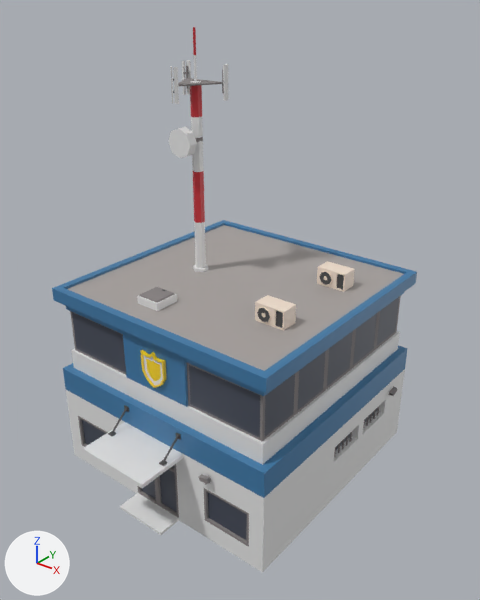
What one commit did to the FBX model Assets/polyperfect/Low Poly Ultimate Pack/M/- Meshes_M/Buildings_M/building-policestation.fbx.
Both versions are drawn from a camera (50 mm lens) standing at (14.7, -18.3, 18.3) and looking at (0.8, -1.0, 7.5). Arrows for +X, +Y and +Z are at lower left; the lights stay in place. Where no turn or scale is listed for an object, it has been applied to the vertices.

The first picture shows 'building-policestation'.
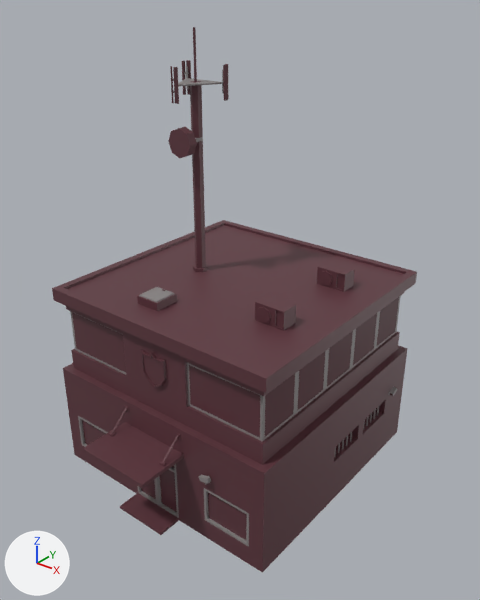
Changed parts and their boxes (x1, y1, x2, y2) in the pictures (480 x 600 px):
'building-policestation', recoloured: (52, 27, 417, 573) in both

Diff of the bpy script that builds the scene:
```diff
--- a/Assets/polyperfect/Low Poly Ultimate Pack/M/- Meshes_M/Buildings_M/building-policestation.fbx.py
+++ b/Assets/polyperfect/Low Poly Ultimate Pack/M/- Meshes_M/Buildings_M/building-policestation.fbx.py
@@ mat_58_white @@
 mat_58_white = principled_material('58 WHITE')
-mat_58_white.base_color = (0.8, 0.8, 0.8)  # white #e7e7e7
+mat_58_white.base_color = (0.112, 0.0369, 0.0482)  # brown #5e363e
@@ mat_43_blue_medium @@
 mat_43_blue_medium = principled_material('43 BLUE-MEDIUM')
-mat_43_blue_medium.base_color = (0.0467, 0.191, 0.386)  # blue #3d79a7
+mat_43_blue_medium.base_color = (0.112, 0.0369, 0.0482)  # brown #5e363e
@@ mat_21_grey_light @@
 mat_21_grey_light = principled_material('21 GREY LIGHT')
-mat_21_grey_light.base_color = (0.386, 0.356, 0.342)  # grey #a7a19e
+mat_21_grey_light.base_color = (0.112, 0.0369, 0.0482)  # brown #5e363e
@@ mat_26_red_dark @@
 mat_26_red_dark = principled_material('26 RED-DARK')
-mat_26_red_dark.base_color = (0.591, 0.0296, 0.0395)  # red #ca3038
+mat_26_red_dark.base_color = (0.112, 0.0369, 0.0482)  # brown #5e363e
@@ mat_15_brown_white @@
 mat_15_brown_white = principled_material('15 BROWN-WHITE')
-mat_15_brown_white.base_color = (0.888, 0.745, 0.624)  # white #f2e0cf
+mat_15_brown_white.base_color = (0.112, 0.0369, 0.0482)  # brown #5e363e
@@ mat_29_orange_light @@
+mat_29_orange_light = principled_material('29 ORANGE-LIGHT')
+mat_29_orange_light.base_color = (0.112, 0.0369, 0.0482)  # brown #5e363e
@@ me_building_policestation @@
 me_building_policestation.from_pydata(...)  # 1042 vertices, 1006 faces; spans x -5.0..5.2, y -7.0..5.0, z 0.0..16.7
 me_building_policestation.materials.append(mat_15_brown_white)
-me_building_policestation.materials.append(mat_30_yellow)  # yellow #fdd724
+me_building_policestation.materials.append(mat_29_orange_light)  # brown #5e363e
```
